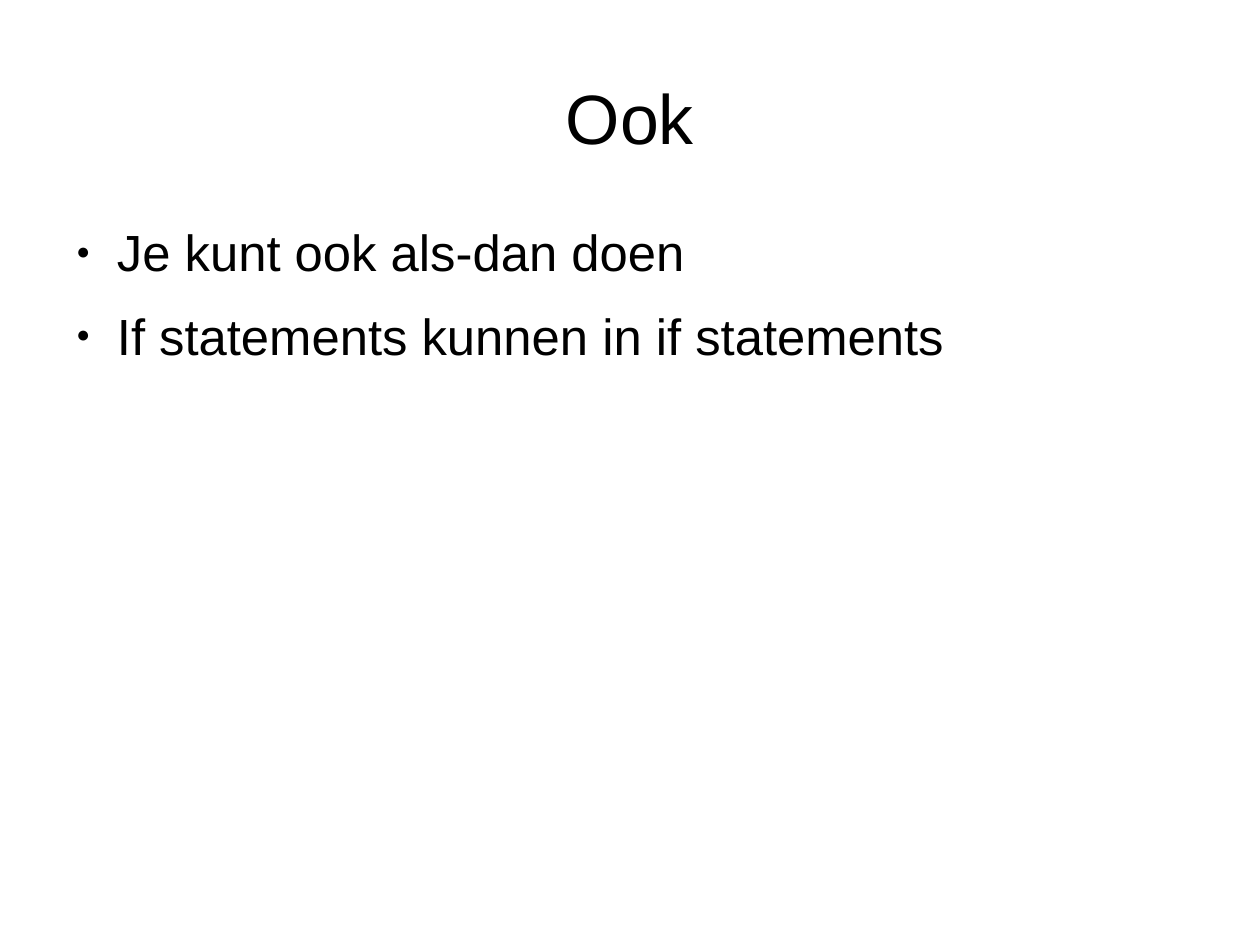
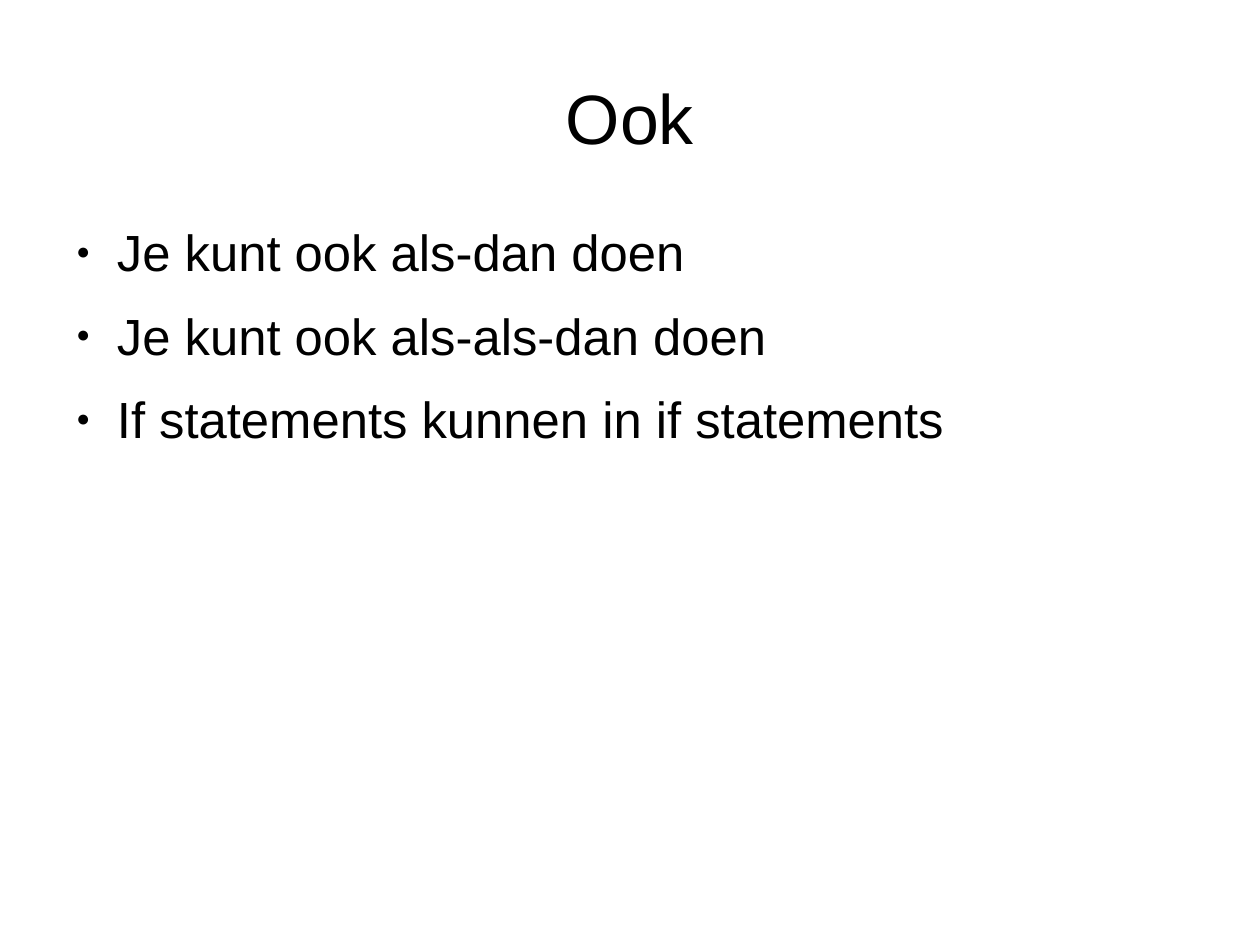
Before and after one commit to djog/arduino_cursus, a slide deck: slide 11 of Raw/If.odp. Drawn at 1260x945 pixels with LibreOffice and Linux fonts; fonts in the diff are those of the drawing. Boxes give left, top, right and bottom in pixels: in the first picture for what was removed or moved away, otherwise in the second. Text is boxed around its words. In the diff, an @@ line names an element or a change of style, - is before the commit and + after.

```diff
--- a/Raw/If.odp
+++ b/Raw/If.odp
@@ text at (117,318,766,356): paragraph added @@
+● Je kunt ook als-als-dan doen
```
Also in this commit, not shown: 1 other slide changed, 1 slide added, 9 other files.
